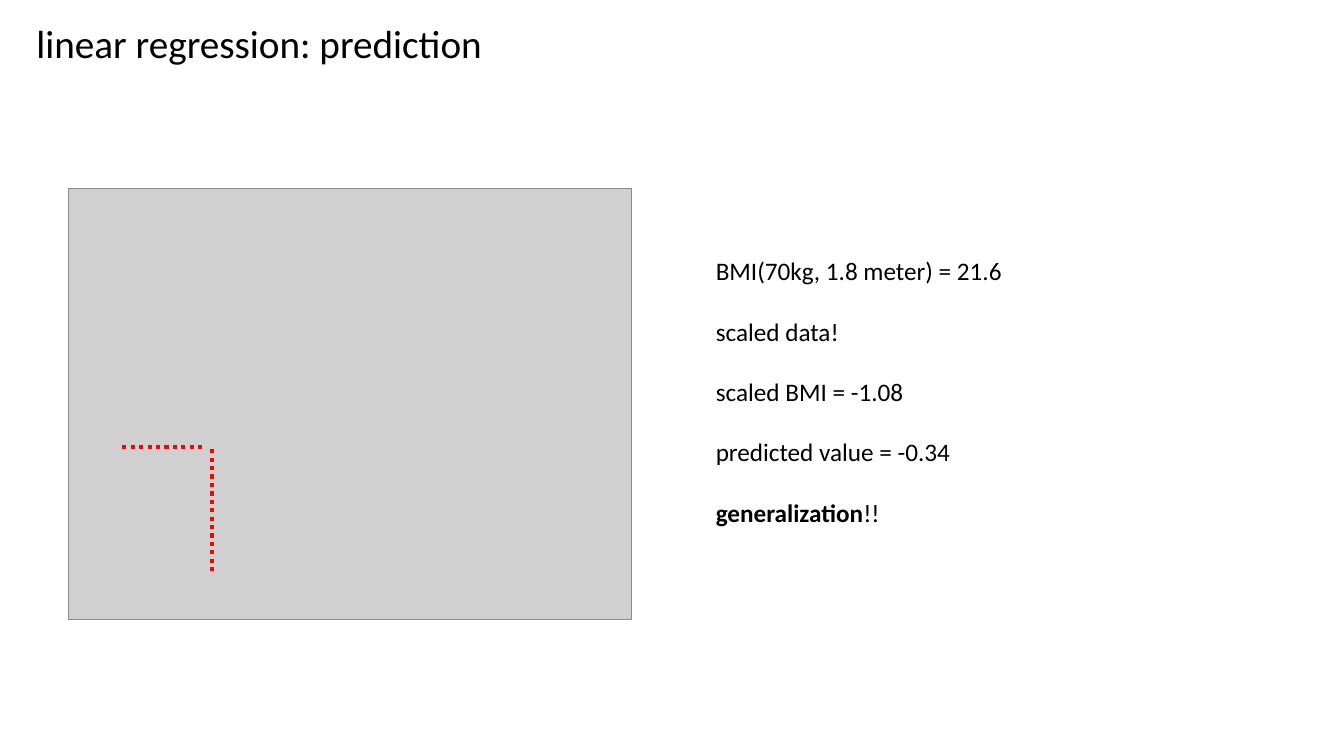
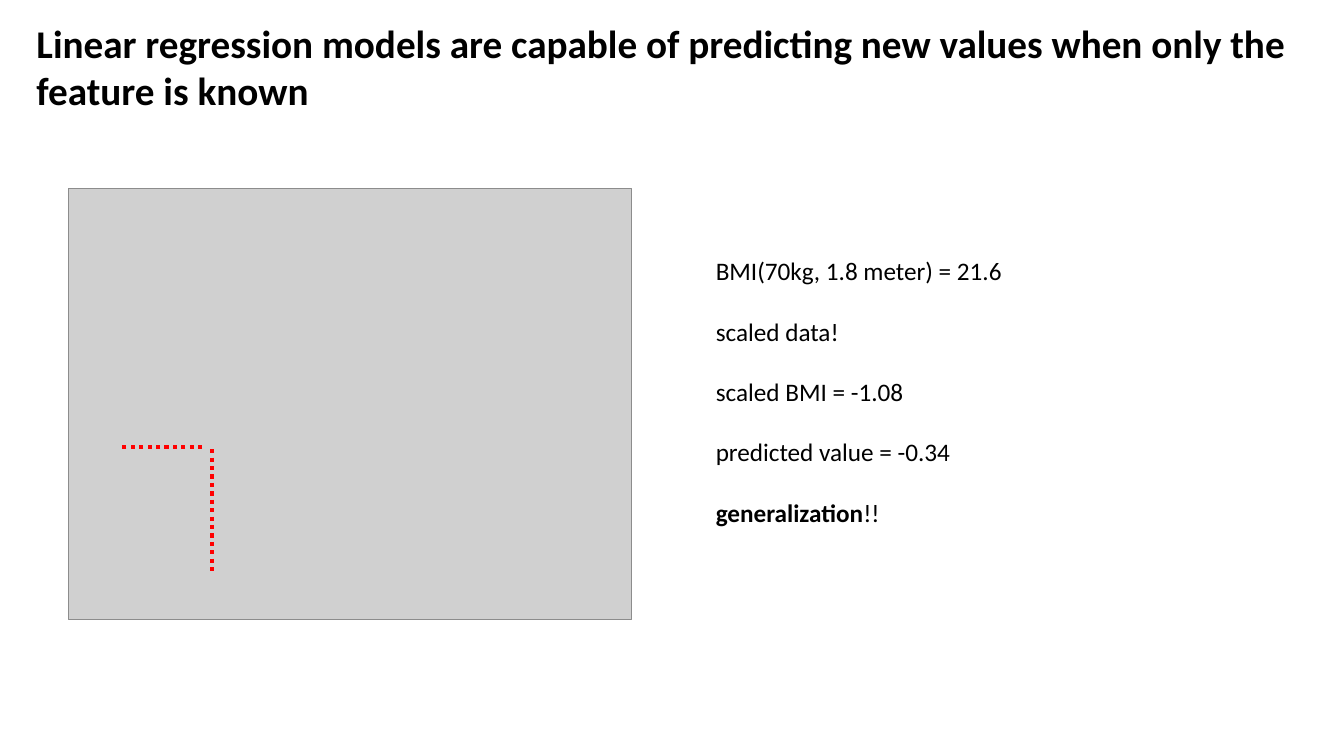
Before and after one commit to CompOmics/ML_AI_Analytical_Chemistry_Course, a slide deck: slide 4 of 01_Foundations/slides/1_2_regression.pptx. Drawn at 1344x756 pixels with LibreOffice and Linux fonts; fonts in the diff are those of the drawing; grey boxes stand for pictures. Boxes give left, top, right and bottom in pixels: in the first picture for what was removed or moved away, otherwise in the second. Text is boxed around its words. In the diff, an @@ line names an element or a change of style, - is before the commit and + after.

```diff
--- a/01_Foundations/slides/1_2_regression.pptx
+++ b/01_Foundations/slides/1_2_regression.pptx
@@ text at (36,30,1284,106): text changed; bold on @@
-linear regression: prediction
+Linear regression models are capable of predicting new values when only the feature is known
```
Also in this commit, not shown: 16 other slides changed, 26 other files.
